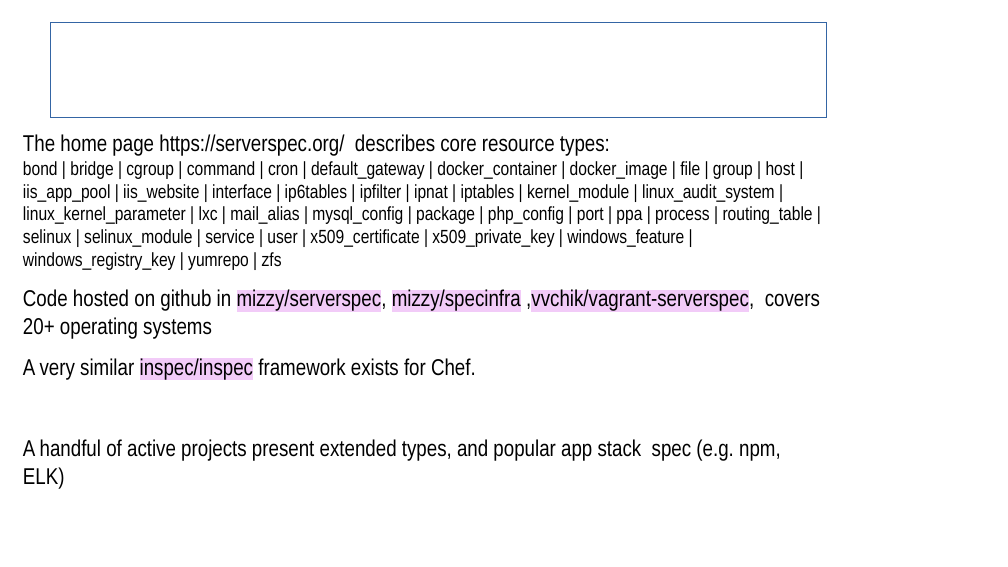
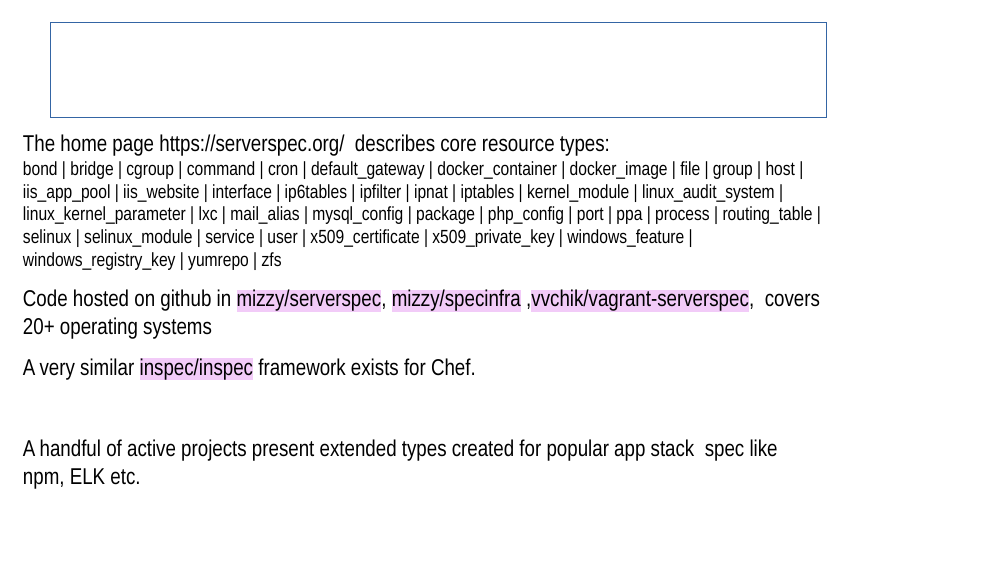
Before and after one commit to sergueik/uru_serverspec, a slide deck: slide 9 of Serverspec Integration in Cloud Provision.odp. Drawn at 1008x567 pixels with LibreOffice and Linux fonts; fonts in the diff are those of the drawing; background and template pictures are left out. Boxes give left, top, right and bottom in pixels: in the first picture for what was removed or moved away, otherwise in the second. Text is boxed around its words. In the diff, an @@ line names an element or a change of style, - is before the commit and + after.

```diff
--- a/Serverspec Integration in Cloud Provision.odp
+++ b/Serverspec Integration in Cloud Provision.odp
@@ text at (23, 439, 778, 489): text changed @@
-A handful of active projects present extended types, and popular app stack spec (e.g. npm, ELK)
+A handful of active projects present extended types created for popular app stack spec like
+npm, ELK etc.
```
Also in this commit, not shown: 3 other slides changed, 2 slides added, 1 other file.
